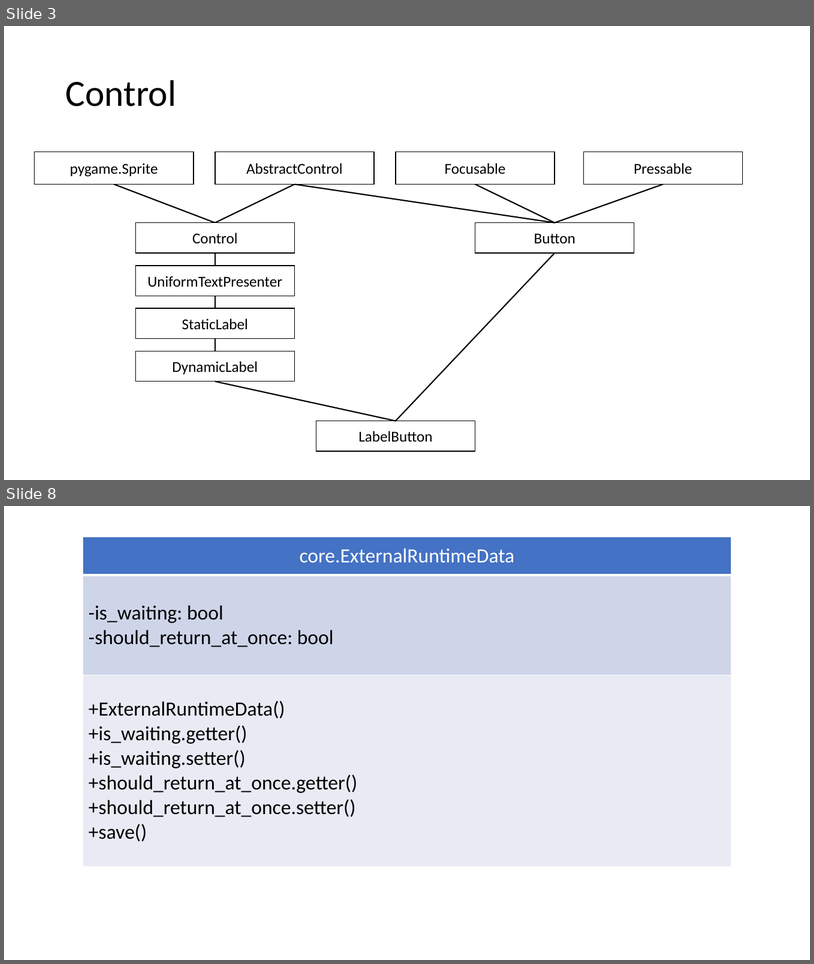
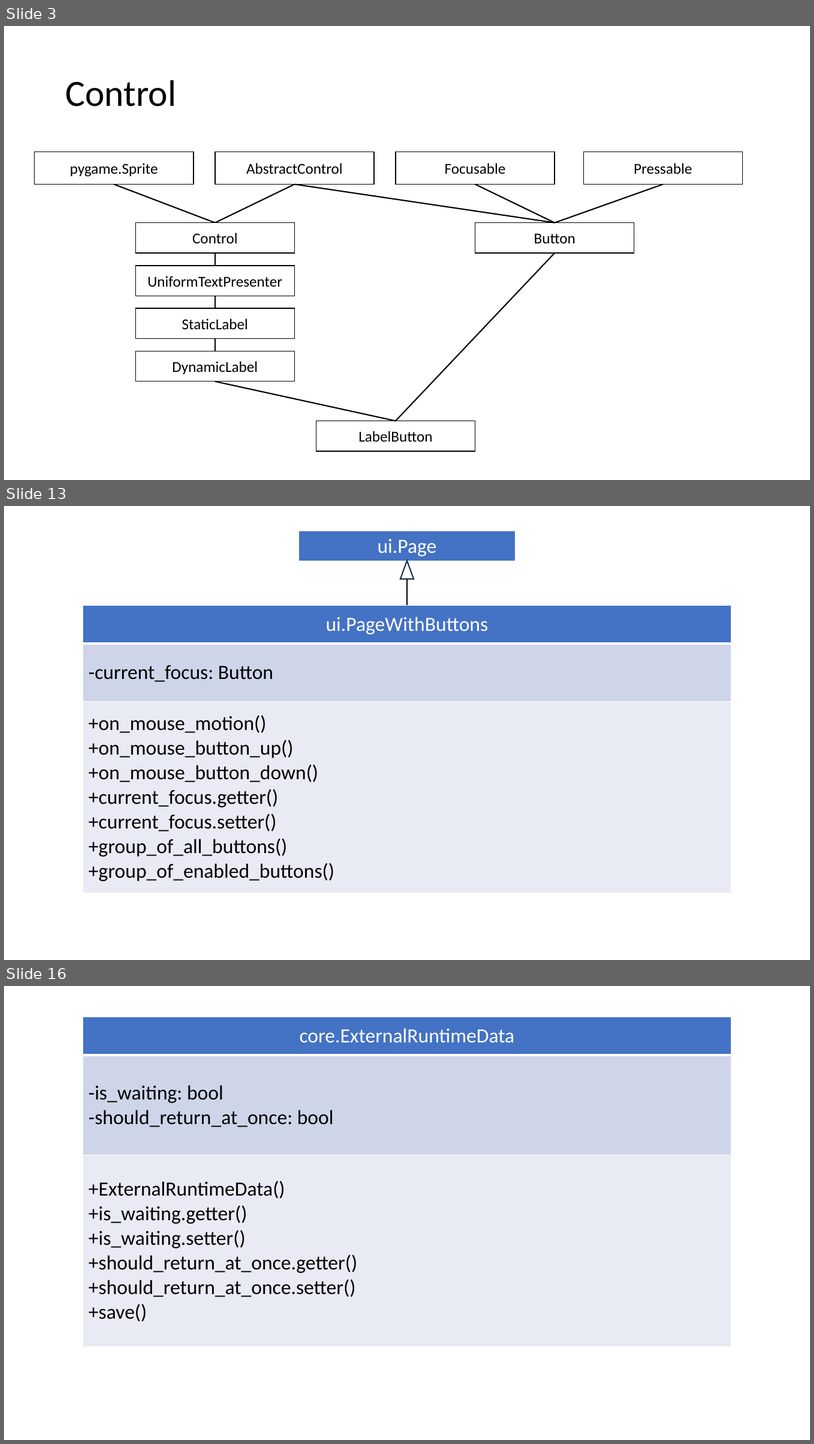
Before and after one commit to wertolf/vocabulary-builder, a slide deck: documentation/diagrams.pptx. Shown one above the other, each under a label of ours: slides 3 and 8 before the commit, slides 3, 13 and 16 after it; the slides between them are not shown. The pictures are 814x964 and 814x1444 pixels, drawn with LibreOffice and Linux fonts; fonts in the diff are those of the drawing. Boxes give left, top, right and bottom in pixels: in the first picture for what was removed or moved away, otherwise in the second. Text is boxed around its words. In the diff, an @@ line names an element or a change of style, - is before the commit and + after.

```diff
--- a/documentation/diagrams.pptx
+++ b/documentation/diagrams.pptx
@@ slide 13 added at (4, 506, 810, 960), background #FFFFFF @@
@@ table added at (299, 531, 516, 561), 1 rows, 1 columns @@
+ui.Page
@@ triangle added at (401, 561, 414, 579), outline #1E3256 1.5 pt @@
@@ line added from (408, 579) to (408, 605), #000000 1.5 pt @@
@@ table added at (83, 605, 732, 893), 3 rows, 1 columns @@
+ui.PageWithButtons
+-current_focus: Button
++on_mouse_motion() / +on_mouse_button_up() / +on_mouse_button_down() / +current_focus.getter() / +current_focus.setter() / +group_of_all_buttons() / +group_of_enabled_buttons()
@@ what was slide 8 is now slide 16 @@
```
Also in this commit, not shown: 4 slides changed, 11 other slides added, 12 other files.
